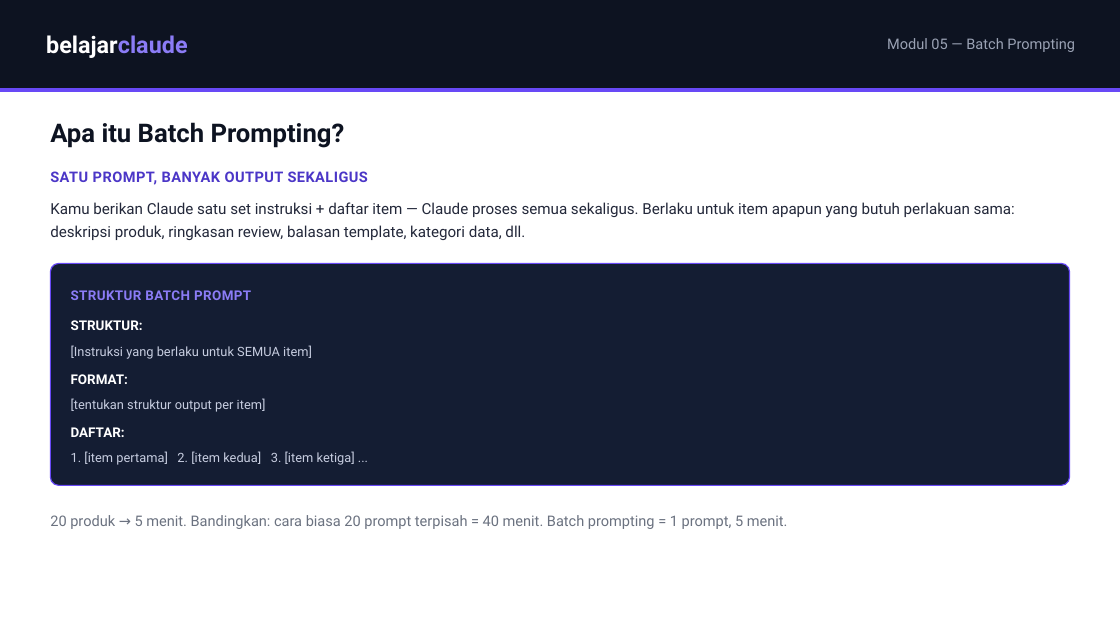
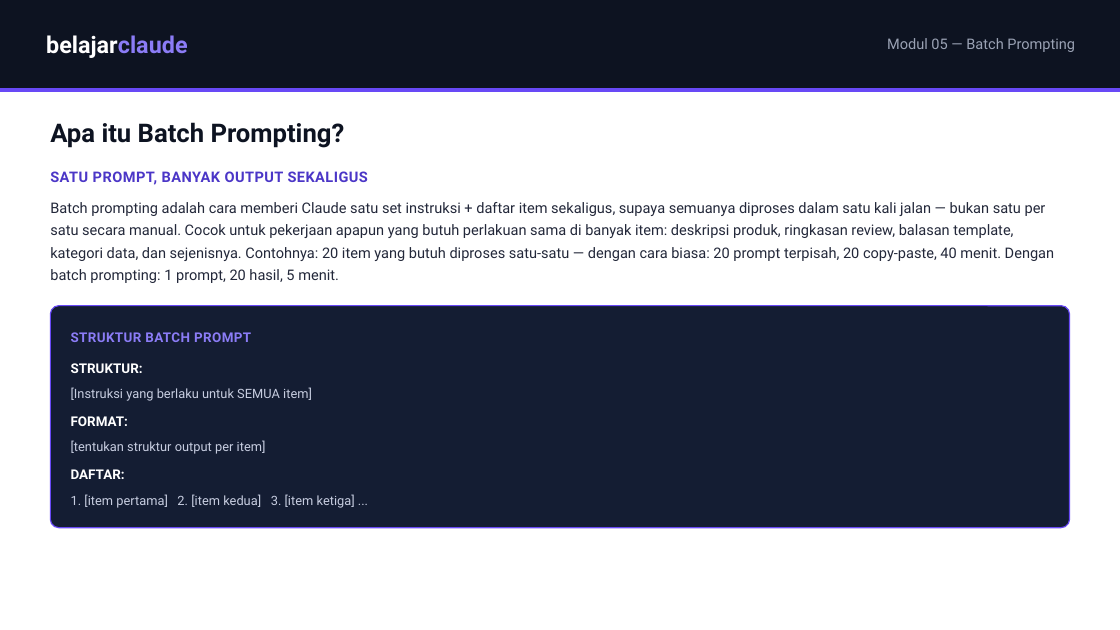
Before and after one commit to juliautomo/belajar-claude, a slide deck: slide 2 of K2-Produktivitas/M05-Batch-Prompting/K2-M05-Batch-Prompting.pptx. Drawn at 1120x630 pixels with LibreOffice and Linux fonts; fonts in the diff are those of the drawing. Boxes give left, top, right and bottom in pixels: in the first picture for what was removed or moved away, otherwise in the second. Text is boxed around its words. In the diff, an @@ line names an element or a change of style, - is before the commit and + after.

Commit message:
M5 PPT: match intro wording to HTML (merged Apa itu + example, drop duplicate closing line)

```diff
--- a/K2-Produktivitas/M05-Batch-Prompting/K2-M05-Batch-Prompting.pptx
+++ b/K2-Produktivitas/M05-Batch-Prompting/K2-M05-Batch-Prompting.pptx
@@ text at box(50, 202, 1054, 283): text changed; size 13 to 12.5 pt @@
-Kamu berikan Claude satu set instruksi + daftar item — Claude proses semua sekaligus. Berlaku untuk item apapun yang butuh perlakuan sama: deskripsi produk, ringkasan review, balasan template, kategori data, dll.
+Batch prompting adalah cara memberi Claude satu set instruksi + daftar item sekaligus, supaya semuanya diproses dalam satu kali jalan — bukan satu per satu secara manual. Cocok untuk pekerjaan apapun yang butuh perlakuan sama di banyak item: deskripsi produk, ringkasan review, balasan template, kategori data, dan sejenisnya. Contohnya: 20 item yang butuh diproses satu-satu — dengan cara biasa: 20 prompt terpisah, 20 copy-paste, 40 menit. Dengan batch prompting: 1 prompt, 20 hasil, 5 menit.
@@ 5 texts, 1 rounded rectangle: place and size @@
-5 texts, 1 rounded rectangle at box(50, 264, 1070, 486)
+5 texts, 1 rounded rectangle at box(50, 306, 1070, 528)
@@ text "DAFTAR:": place and size @@
-text "DAFTAR:" at box(71, 427, 125, 437)
+text "DAFTAR:" at box(71, 469, 125, 479)
@@ text "1. [item pertama] 2. [item ...": place and size @@
-text "1. [item pertama] 2. [item ..." at box(71, 451, 355, 465)
+text "1. [item pertama] 2. [item ..." at box(71, 494, 355, 508)
@@ text removed at box(50, 515, 788, 529) @@
-20 produk → 5 menit. Bandingkan: cara biasa 20 prompt terpisah = 40 menit. Batch prompting = 1 prompt, 5 menit.
```
